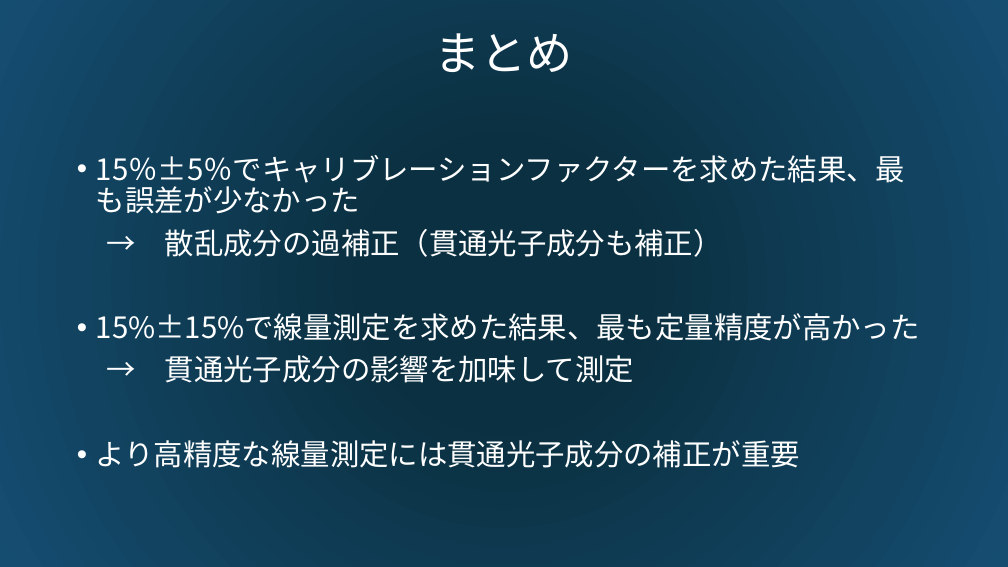
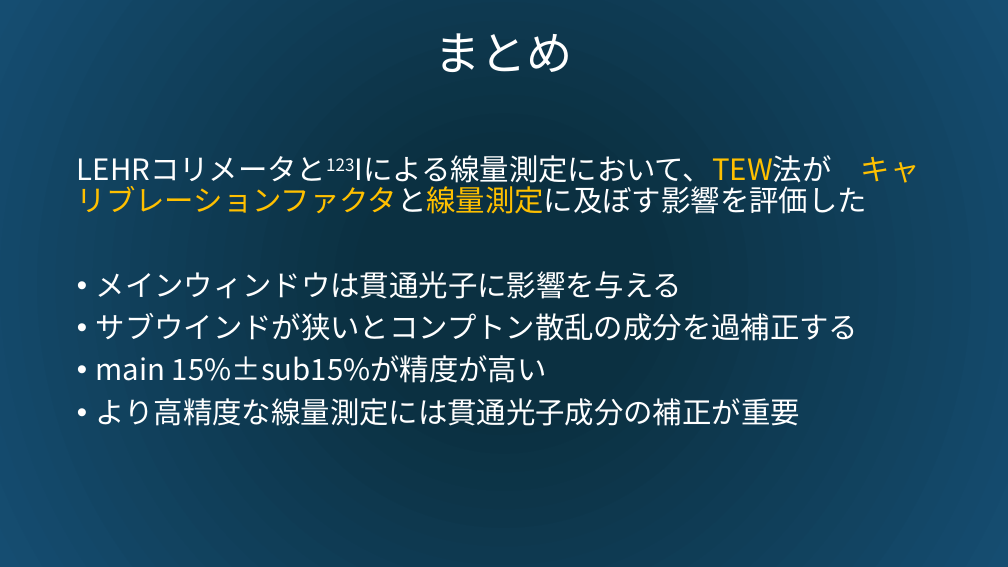
Before and after one commit to hhonda5427/simind_study, a slide deck: slide 11 of 123I線量測定におけるTEWの影響.pptx. Drawn at 1008x567 pixels with LibreOffice and Linux fonts; fonts in the diff are those of the drawing. Boxes give left, top, right and bottom in pixels: in the first picture for what was removed or moved away, otherwise in the second. Text is boxed around its words. In the diff, an @@ line names an element or a change of style, - is before the commit and + after.

```diff
--- a/123I線量測定におけるTEWの影響.pptx
+++ b/123I線量測定におけるTEWの影響.pptx
@@ text at bbox=[77, 155, 920, 383]: text changed @@
-• 15％±5％でキャリブレーションファクターを求めた結果、最も誤差が少なかった
-→ 散乱成分の過補正（貫通光子成分も補正）
-• 15%±15%で線量測定を求めた結果、最も定量精度が高かった
-→ 貫通光子成分の影響を加味して測定
+LEHRコリメータと123Iによる線量測定において、TEW法が キャリブレーションファクタと線量測定に及ぼす影響を評価した
+• メインウィンドウは貫通光子に影響を与える
+• サブウインドが狭いとコンプトン散乱の成分を過補正する
+• main 15%±sub15%が精度が高い
```
Also in this commit, not shown: 2 other slides changed, 3 slides added, 1 other file.
